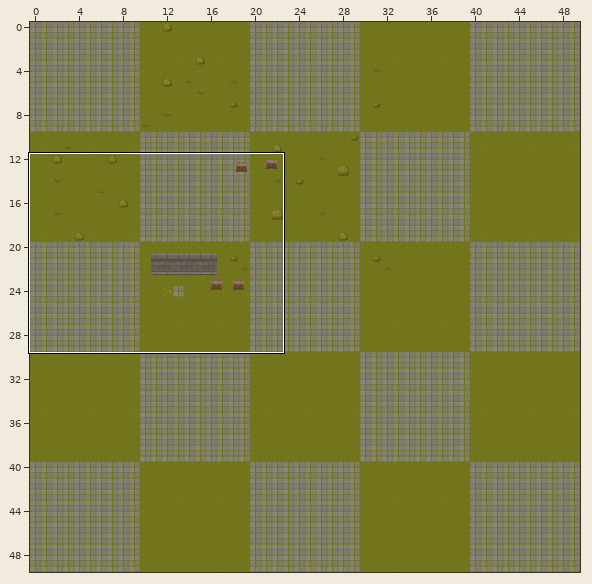
One commit to this Tiled map: PixiJS/assets/tilemaps/TreasureHunter2D.tmx. The first picture is a wide view before the edit; the outline marks the close-up.
Close-up. As it was:
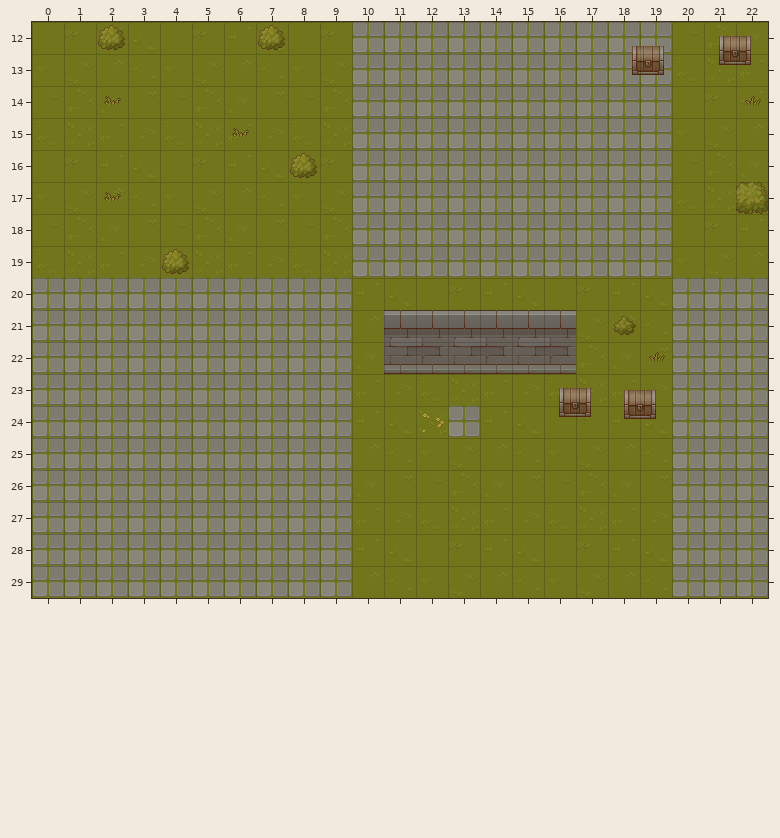
Cells are 32x32 px. Shown: x 0..22, y 12..29. The commit also changed other parts of the map, which this record leaves out.
After:
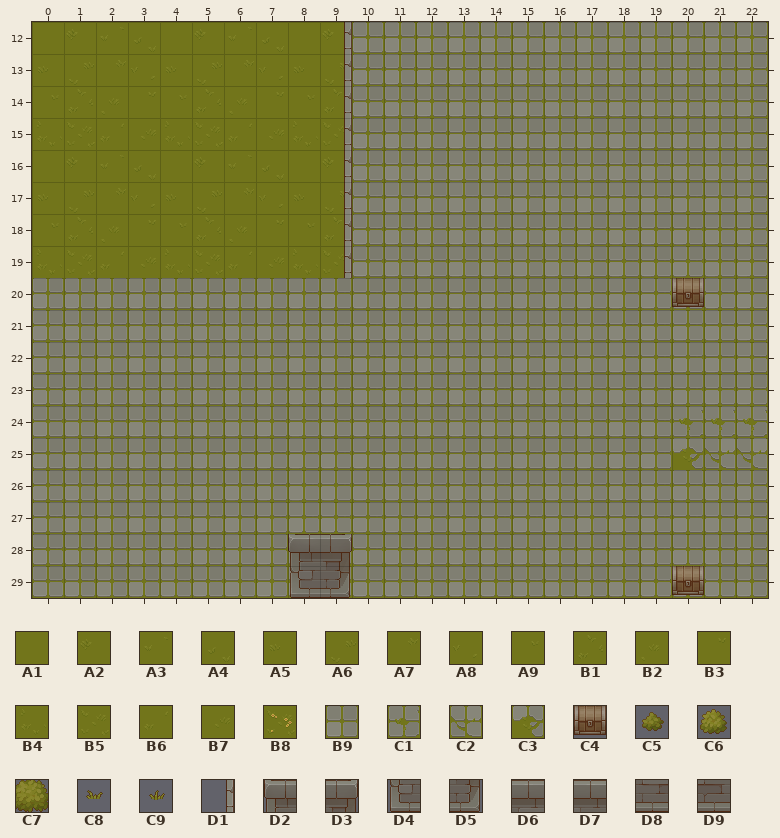
Key: from "GrassTileset": A1 0, A2 1, A3 2, A4 3, A5 8, A6 9, A7 10, A8 11, A9 16, B1 17, B2 18, B3 19, B4 24, B5 25, B6 26, B7 27, B8 29, B9 32, C1 40, C2 48, C3 57; from "ObjectsTileset": C4 19; from "PlantsTileset": C5 97, C6 99, C7 107, C8 192, C9 193; from "WallTileset": D1 26, D2 60, D3 61, D4 76, D5 77, D6 145, D7 146, D8 161, D9 162.
__ is an empty cell, ## one hidden under a higher layer.
Objects are placed by their top-left corner, in cells (3,4 is the top-left corner of cell 3,4); size is 1x1 cell unless given.
From old to new:
{"where": "layer \"GroundLayer\""}
{"y":12,"x":20,"old":"A9 B1 B2","new":"B9 B9 B9"}
{"y":13,"x":20,"old":"B4 B5 B6","new":"B9 B9 B9"}
{"y":14,"x":20,"old":"A1 A2 A3","new":"B9 B9 B9"}
{"y":15,"x":20,"old":"A5 A6 A7","new":"B9 B9 B9"}
{"y":16,"x":20,"old":"A9 B1 B2","new":"B9 B9 B9"}
{"y":17,"x":20,"old":"B4 B5 B6","new":"B9 B9 B9"}
{"y":18,"x":20,"old":"A1 A2 A3","new":"B9 B9 B9"}
{"y":19,"x":20,"old":"A5 A6 A7","new":"B9 B9 B9"}
{"y":20,"x":10,"old":"A3 A4 A1 A2 A3 A4 A1 A2 A3 A4","new":"B9 B9 B9 B9 B9 B9 B9 B9 B9 B9"}
{"y":21,"x":10,"old":"A7 A8 A5 A6 A7 A8 A5 A6 A7 A8","new":"B9 B9 B9 B9 B9 B9 B9 B9 B9 B9"}
{"y":22,"x":10,"old":"B2 ## ## ## ## ## ## B1 B2 B3","new":"B9 B9 B9 B9 B9 B9 B9 B9 B9 B9"}
{"y":23,"x":10,"old":"B6 B7 B4 B5 B6 B7 B4 B5 B6 B7","new":"B9 B9 B9 B9 B9 B9 B9 B9 B9 B9"}
{"y":24,"x":10,"old":"A3 A4 B8","new":"B9 B9 B9"}
{"y":24,"x":14,"old":"A3 A4 A1 A2 A3 A4 B9 B9 B9","new":"B9 B9 B9 B9 B9 B9 C1 C1 C1"}
{"y":25,"x":10,"old":"A7 A8 A5 A6 A7 A8 A5 A6 A7 A8 B9 B9 B9","new":"B9 B9 B9 B9 B9 B9 B9 B9 B9 B9 C3 C2 C2"}
{"y":26,"x":10,"old":"B2 B3 A9 B1 B2 B3 A9 B1 B2 B3","new":"B9 B9 B9 B9 B9 B9 B9 B9 B9 B9"}
{"y":27,"x":10,"old":"B6 B7 B4 B5 B6 B7 B4 B5 B6 B7","new":"B9 B9 B9 B9 B9 B9 B9 B9 B9 B9"}
{"y":28,"x":10,"old":"A3 A4 A1 A2 A3 A4 A1 A2 A3 A4","new":"B9 B9 B9 B9 B9 B9 B9 B9 B9 B9"}
{"y":29,"x":10,"old":"A7 A8 A5 A6 A7 A8 A5 A6 A7 A8","new":"B9 B9 B9 B9 B9 B9 B9 B9 B9 B9"}
{"where": "layer \"PlantLayer\""}
{"y":12,"x":2,"old":"C6","new":"__"}
{"y":12,"x":7,"old":"C6","new":"__"}
{"y":14,"x":2,"old":"C8","new":"__"}
{"y":14,"x":22,"old":"C9","new":"__"}
{"y":15,"x":6,"old":"C8","new":"__"}
{"y":16,"x":8,"old":"C6","new":"__"}
{"y":17,"x":2,"old":"C8","new":"__"}
{"y":17,"x":22,"old":"C7","new":"__"}
{"y":19,"x":4,"old":"C6","new":"__"}
{"y":21,"x":18,"old":"C5","new":"__"}
{"y":22,"x":19,"old":"C9","new":"__"}
{"where": "layer \"ObjectLayer\""}
{"now": "C4 at 20,20"}
{"now": "C4 at 20,29"}
{"was": "C4 \"ChestSuperObject\" at 21.5,12.4"}
{"was": "C4 \"ChestSuperObject\" at 18.8,12.8"}
{"was": "C4 \"ChestSuperObject\" at 16.5,23.4"}
{"was": "C4 \"ChestSuperObject\" at 18.5,23.5"}
{"where": "layer \"Walls\""}
{"y":12,"x":9,"old":"__","new":"D1"}
{"y":13,"x":9,"old":"__","new":"D1"}
{"y":14,"x":9,"old":"__","new":"D1"}
{"y":15,"x":9,"old":"__","new":"D1"}
{"y":16,"x":9,"old":"__","new":"D1"}
{"y":17,"x":9,"old":"__","new":"D1"}
{"y":18,"x":9,"old":"__","new":"D1"}
{"y":19,"x":9,"old":"__","new":"D1"}
{"y":21,"x":11,"old":"D6 D7 D6 D7 D6 D7","new":"__ __ __ __ __ __"}
{"y":22,"x":11,"old":"D8 D9 D8 D9 D8 D9","new":"__ __ __ __ __ __"}
{"y":28,"x":8,"old":"__ __","new":"D2 D3"}
{"y":29,"x":8,"old":"__ __","new":"D4 D5"}
{"label":"removed","picture_box":[98,25,125,50]}
{"label":"removed","picture_box":[258,25,285,50]}
{"label":"changed","picture_box":[288,22,768,598]}
{"label":"removed","picture_box":[104,96,121,105]}
{"label":"removed","picture_box":[232,128,249,137]}
{"label":"removed","picture_box":[104,192,121,201]}
{"label":"removed","picture_box":[162,249,189,274]}
